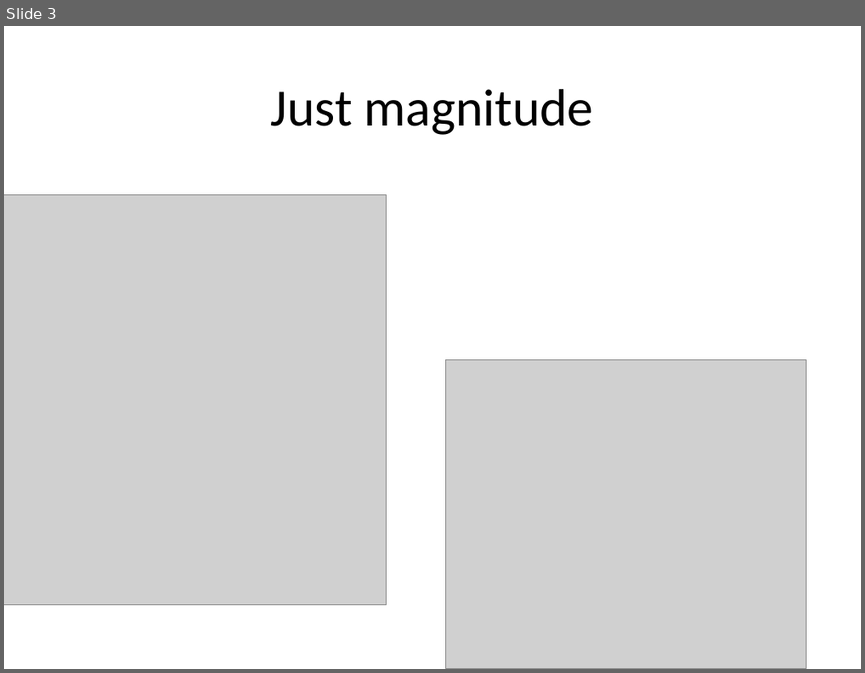
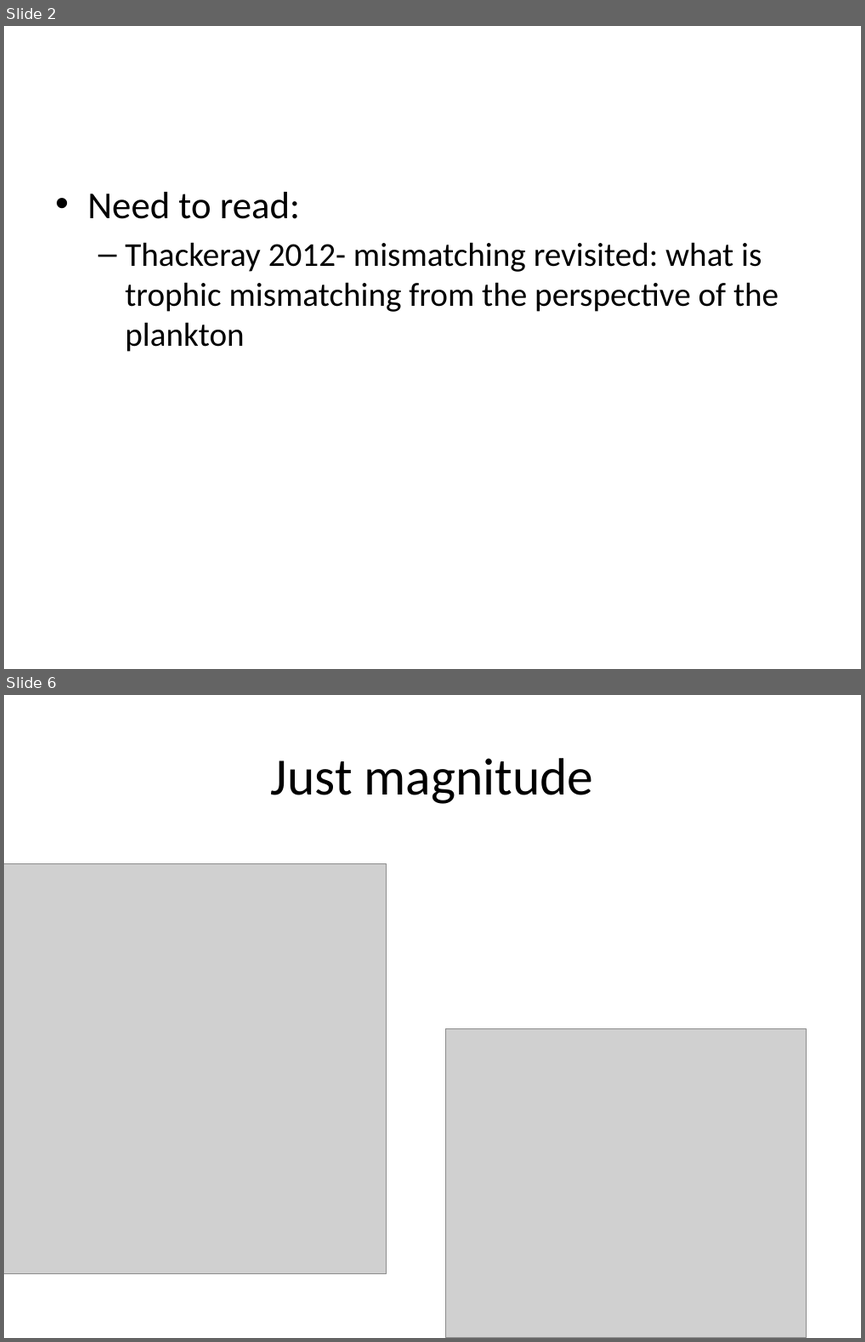
Before and after one commit to kharouba/sync_fitness, a slide deck: ESA_2017.pptx. Shown one above the other, each under a label of ours: slide 3 before the commit, slides 2 and 6 after it; the slides between them are not shown. The pictures are 865x673 and 865x1342 pixels, drawn with LibreOffice and Linux fonts; fonts in the diff are those of the drawing; grey boxes stand for pictures. Boxes give left, top, right and bottom in pixels: in the first picture for what was removed or moved away, otherwise in the second. Text is boxed around its words. In the diff, an @@ line names an element or a change of style, - is before the commit and + after.

```diff
--- a/ESA_2017.pptx
+++ b/ESA_2017.pptx
@@ slide 2 added at box(4, 26, 861, 669), background #FFFFFF @@
@@ text added at box(87, 192, 778, 352), 28 pt, text #000000 @@
+• Need to read:
+  – Thackeray 2012- mismatching revisited: what is trophic mismatching from the perspective of the plankton
@@ what was slide 3 is now slide 6 @@
```
Also in this commit, not shown: 1 slide changed, 4 other slides added, 38 other files.
